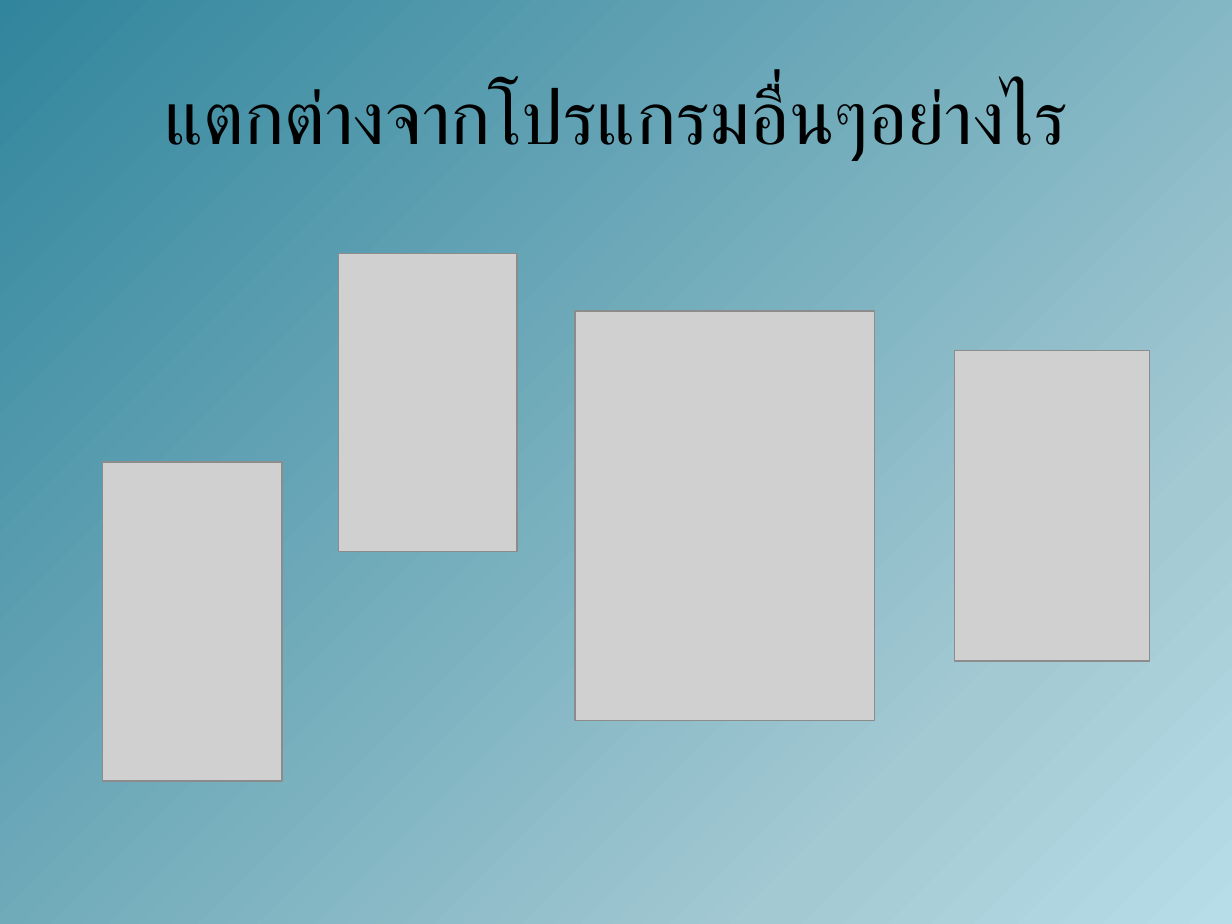
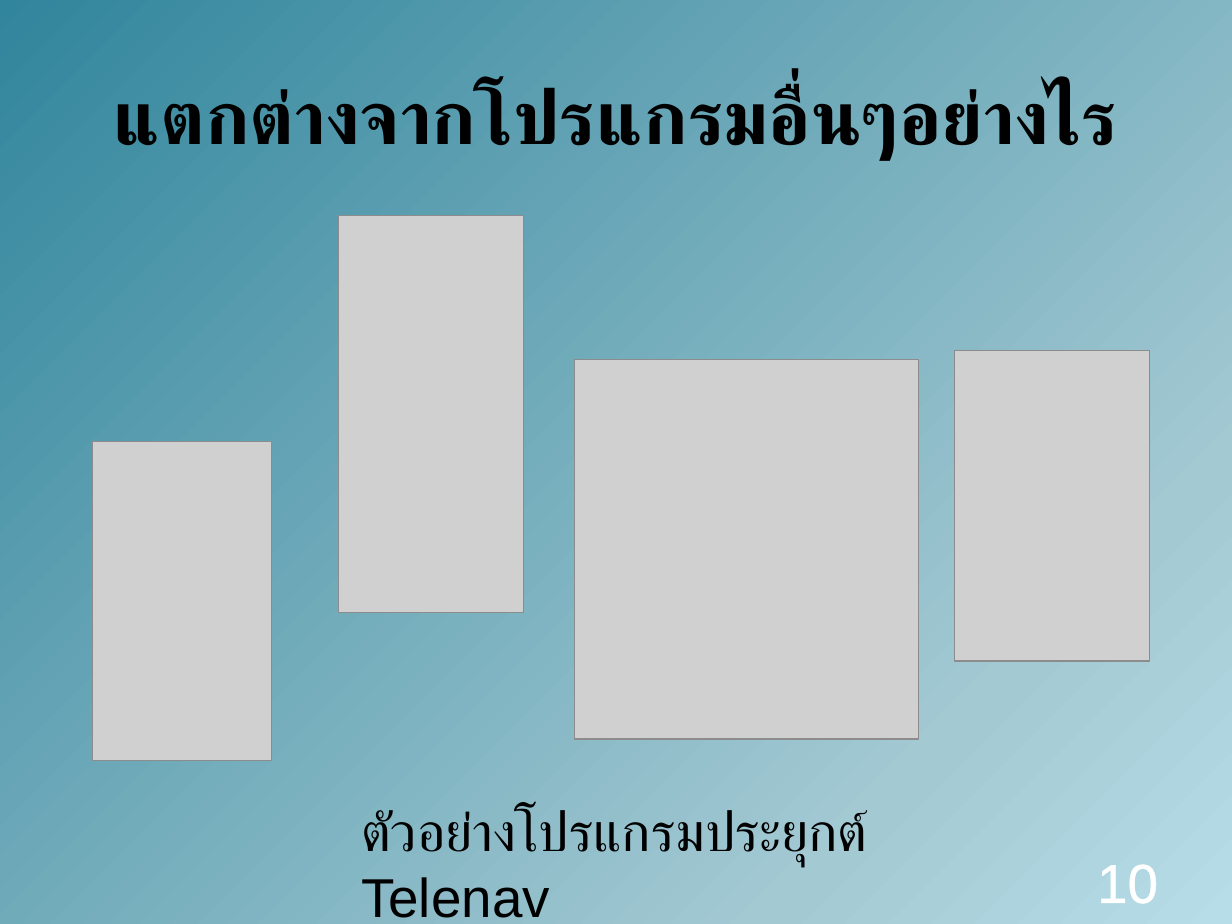
Before and after one commit to amfeelgood/Senior_Project, a slide deck: slide 10 of Doc/ProjectPresentation1.pptx (slide 8 before the commit). Drawn at 1232x924 pixels with LibreOffice and Linux fonts; fonts in the diff are those of the drawing; grey boxes stand for pictures. Boxes give left, top, right and bottom in pixels: in the first picture for what was removed or moved away, otherwise in the second. Text is boxed around its words. In the diff, an @@ line names an element or a change of style, - is before the commit and + after.

```diff
--- a/Doc/ProjectPresentation1.pptx
+++ b/Doc/ProjectPresentation1.pptx
@@ title "แตกต่างจากโปรแกรมอื่นๆอย่างไร" at (114,85,1118,163): bold on @@
@@ picture: place and size @@
-picture at (339,254,517,552)
+picture at (339,216,524,612)
@@ picture: place and size @@
-picture at (575,310,875,719)
+picture at (575,360,919,739)
@@ picture: place and size @@
-picture at (102,462,282,781)
+picture at (92,441,272,760)
@@ text added at (361,808,869,918), 32 pt, text #000000 @@
+ตัวอย่างโปรแกรมประยุกต์ Telenav
@@ page number added at (1097,864,1158,904), 32 pt, text #FFFFFF @@
+10
```
Also in this commit, not shown: 15 other slides changed, 3 slides added, 1 slide removed.
